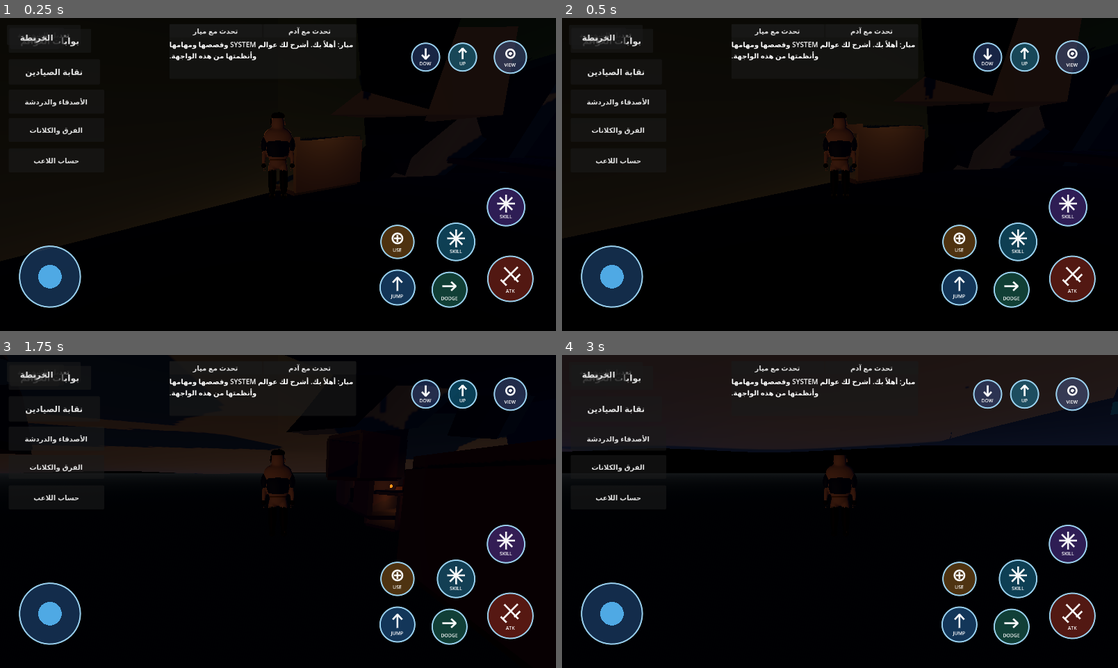
Above: before the commit, frames 1-4 (two rows, left to right).
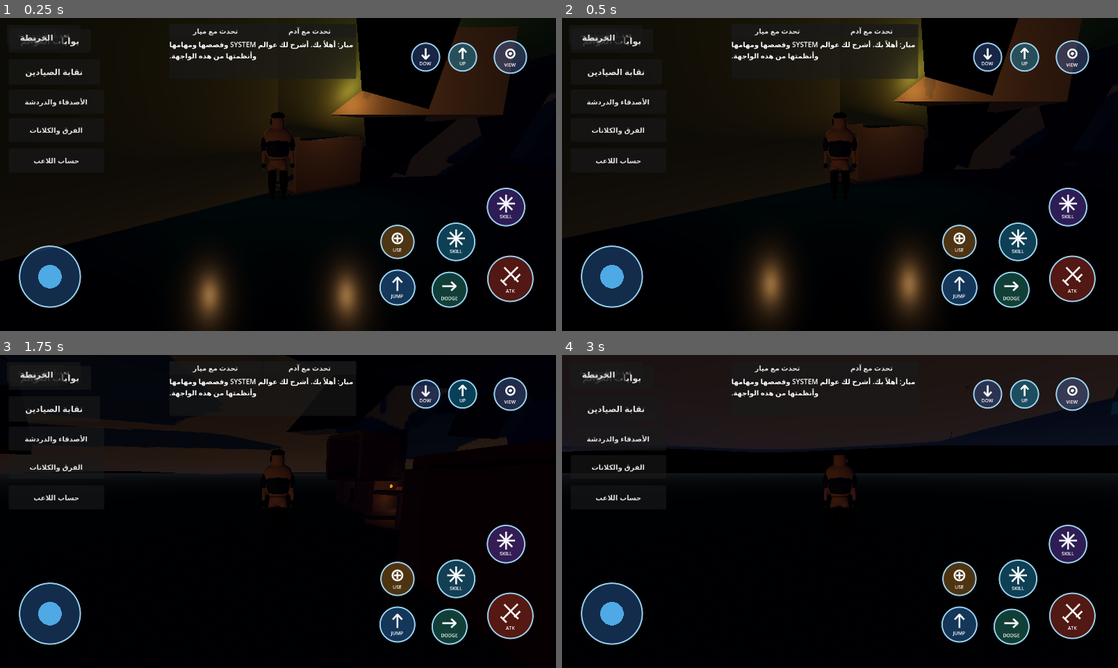
Above: after the commit, the same moments.

Repository: ahmed666alaadedt-ops/SYSTEM
Game: Godot game, scene res://MainScene.tscn
Two runs of this game, one before a commit and one after it. Both use one fixed random seed, a clock stepped at 60 frames per second and the inputs below.
Inputs (mouse positions are in pixels of both pictures, inside the frame that each line leads up to):
- Up to frame 1 (0.25 s): no input
- Up to frame 2 (0.5 s): no input
- Up to frame 3 (1.75 s): tap Enter (ui_accept) at 0.5, 0.77, 1.07 s; move the mouse to (400, 495) at 0.52 s; hold Right (ui_right) 0.53-1.25 s; tap E (system_interact) at 0.6 s; click (400, 495) at 0.67 s; drag from (166, 527) to (250, 574) at 1.27 s
- Up to frame 4 (3 s): move the mouse to (895, 442) at 2.02 s; hold Right (ui_right) 2.03-2.75 s; hold Shift 2.03-2.75 s; drag from (812, 574) to (673, 464) at 2.77 s

The runs differ from the first frame. In frame 1, 6.9% of the frame differs, in the area x 33-84%, y 0-100%; in frame 2, 6.9%; in frame 3, less than 0.1%; in frame 4, nothing differs.
Error before the commit: Parse Error: Cannot infer the type of "progress" variable because the value doesn't have a set type. (res://scripts/baghdad_tower_landmarks_manager.gd:234)

Commit message:
Fix skyway light material scope and halo progress typing

Diff:
--- a/SYSTEM-WORLD/scripts/baghdad_tower_landmarks_manager.gd
+++ b/SYSTEM-WORLD/scripts/baghdad_tower_landmarks_manager.gd
@@ -231,8 +231,8 @@
 	var screen_count := 0
 	var tier_halo_count := 0
 	for level in [150.0, 340.0, 530.0]:
-		var progress := level / HUNTER_TOWER_HEIGHT
-		var halo_radius := tower_radius * lerpf(1.0, 0.62, progress) * 1.08
+		var progress: float = float(level) / HUNTER_TOWER_HEIGHT
+		var halo_radius: float = tower_radius * lerpf(1.0, 0.62, progress) * 1.08
 		var halo := MeshInstance3D.new()
 		halo.name = "HunterAdvertisingTierHalo_%03d" % int(level)
 		var halo_mesh := TorusMesh.new()
@@ -1153,7 +1153,7 @@
 		var first := upper_positions[index] + Vector3(0.0, 272.0, 0.0)
 		var second := upper_positions[(index + 1) % upper_positions.size()] + Vector3(0.0, 272.0, 0.0)
 		_create_link_deck(city, first, second, "UpperCitySkyway_%02d" % index, 22.0, 1.5, trim)
-		_create_bridge_edge_details(city, first, second, "UpperCitySkyway_%02d" % index, 22.0, edge_material)
+		_create_bridge_edge_details(city, first, second, "UpperCitySkyway_%02d" % index, 22.0, emissive_material)
 	var hunter_atrium := MeshInstance3D.new()
 	hunter_atrium.name = "HunterTowerUpperCityAtriumRing"
 	var ring_mesh := TorusMesh.new()
@@ -1187,7 +1187,7 @@
 		var skyway_start := outward * 82.0 + Vector3(0.0, 272.0, 0.0)
 		var skyway_end := destination + Vector3(0.0, 272.0, 0.0)
 		_create_link_deck(city, skyway_start, skyway_end, "HunterAtriumSkyway_%02d" % index, 18.0, 1.5, trim)
-		_create_bridge_edge_details(city, skyway_start, skyway_end, "HunterAtriumSkyway_%02d" % index, 18.0, edge_material)
+		_create_bridge_edge_details(city, skyway_start, skyway_end, "HunterAtriumSkyway_%02d" % index, 18.0, emissive_material)
 	_create_reference_city_architecture(city)
 	city.set_meta("system_upper_city_blocks", upper_positions.size())
 	city.set_meta("system_upper_city_elevation_m", 270.0)
